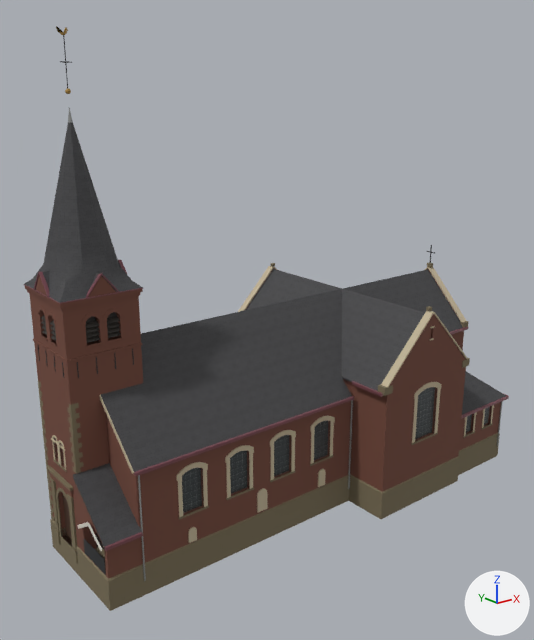
The glTF model web/public/models/church.glb: old version first, new version second.
Camera for both pictures: a 50 mm lens placed at (-33.0, -37.9, 26.6), pointed at (-3.3, -0.7, 11.7). Lighting does not change. The marker at lower right points along +X, +Y and +Z. The first picture is the older version. Vertices at exactly the same position are counted once.

Before the edit, the objects in view are built like this:
```python
me_church_fittings = bpy.data.meshes.new('church_fittings')
me_church_fittings.from_pydata(...)  # 1041 vertices, 1654 faces; spans x -18.4..14.6, y -8.4..8.4, z -0.2..29.6
me_church_fittings.materials.append(mat_church_fittings)
me_church_stone = bpy.data.meshes.new('church_stone')
me_church_stone.from_pydata(...)  # 906 vertices, 1702 faces; spans x -18.4..14.7, y -8.6..8.6, z -1.2..12.9
me_church_stone.materials.append(mat_church_stone)  # brown #796e55
me_church_trim = bpy.data.meshes.new('church_trim')
me_church_trim.from_pydata(...)  # 1858 vertices, 2881 faces; spans x -18.2..14.7, y -8.6..8.6, z 0.9..12.6
me_church_trim.materials.append(mat_church_trim)  # beige #c2b498
ob_church_fittings = bpy.data.objects.new('church_fittings', me_church_fittings)
ob_church_fittings.location = (0.0, 0.0, 0.0)
ob_church_stone = bpy.data.objects.new('church_stone', me_church_stone)
ob_church_stone.location = (0.0, 0.0, 0.0)
ob_church_trim = bpy.data.objects.new('church_trim', me_church_trim)
ob_church_trim.location = (0.0, 0.0, 0.0)
# also in view: 'church_glass' at (-2.0, 0.0, 4.7); 'church_brick' at (-1.9, 0.0, 7.9); 'church_slate' at (-2.0, 0.0, 14.2)
```
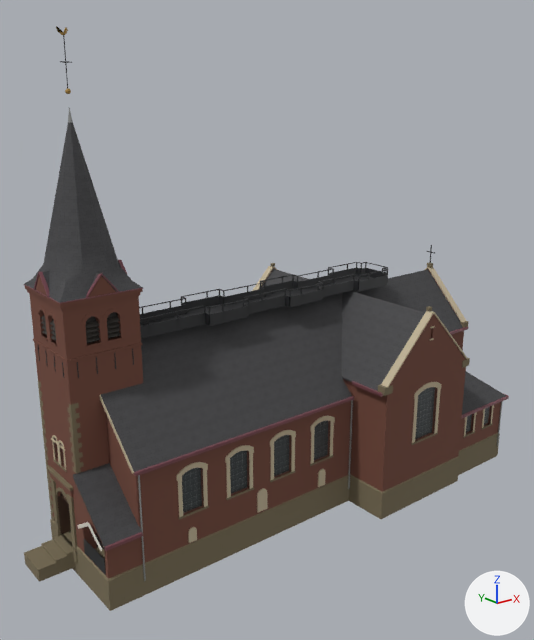
Edits to the scene script, one JSON object a line:
```json
{"block": "me_church_fittings", "where": "# used by ob_church_fittings; location = (0.0, 0.0, 0.0)"}
{"op": "remove", "block": "me_church_fittings", "code": "me_church_fittings.from_pydata(...)  # 1041 vertices, 1654 faces; spans x -18.4..14.6, y -8.4..8.4, z -0.2..29.6"}
{"op": "add", "block": "me_church_fittings", "code": "me_church_fittings.from_pydata(...)  # 2519 vertices, 4402 faces; spans x -18.4..14.6, y -8.4..8.4, z -0.2..29.6"}
{"block": "me_church_fittings", "change": "me_church_fittings part 3: a new loose piece, a box spanning x -18.23..-17.16, y 1.045..1.115, z 0.3..2.95, in mat_church_fittings"}
{"block": "me_church_fittings", "change": "me_church_fittings part 4: 3 vertices moved within x 14.4, y -0.4, z 13.9; 14 vertices removed from x -18.0..-17.8, y -0.8..0.8, z 0.3..3.1; 1460 vertices added at x -17.8..8.0, y -1.9..1.9, z 0.3..13.8"}
{"block": "me_church_fittings", "change": "other edits to the shape of me_church_fittings do not show in these pictures"}
{"block": "me_church_stone", "where": "# used by ob_church_stone; location = (0.0, 0.0, 0.0)"}
{"op": "remove", "block": "me_church_stone", "code": "me_church_stone.from_pydata(...)  # 906 vertices, 1702 faces; spans x -18.4..14.7, y -8.6..8.6, z -1.2..12.9"}
{"op": "add", "block": "me_church_stone", "code": "me_church_stone.from_pydata(...)  # 948 vertices, 1778 faces; spans x -20.5..14.7, y -8.6..8.6, z -1.2..12.9"}
{"block": "me_church_stone", "change": "me_church_stone part 1: a new loose piece, a box spanning x -18.16..-13.9, y -2.02..2.02, z 0.14..0.3, in mat_church_stone (brown #796e55)"}
{"block": "me_church_stone", "change": "me_church_stone part 2: a new loose piece of 20 vertices spanning x -20.5..-18.0, y -1.1..1.1, z -0.8..0.3, in mat_church_stone (brown #796e55)"}
{"block": "me_church_stone", "change": "other edits to the shape of me_church_stone do not show in these pictures"}
```

What differs and where, as boxes (x1, y1, x2, y2) in the pictures (534 x 640 px):
```json
{"object": "church_stone", "change": "reshaped", "before": [38, 262, 500, 611], "after": [24, 262, 500, 611]}
{"part": 1, "of": "me_church_stone", "change": "added", "after": [61, 531, 73, 547], "on screen": "mostly hidden"}
{"part": 2, "of": "me_church_stone", "change": "added", "after": [24, 534, 76, 582], "on screen": "brown"}
{"part": 3, "of": "me_church_fittings", "change": "added", "after": [57, 496, 71, 534]}
{"part": 4, "of": "me_church_fittings", "change": "built on", "before": [62, 495, 72, 540], "after": [139, 262, 388, 339]}
```
